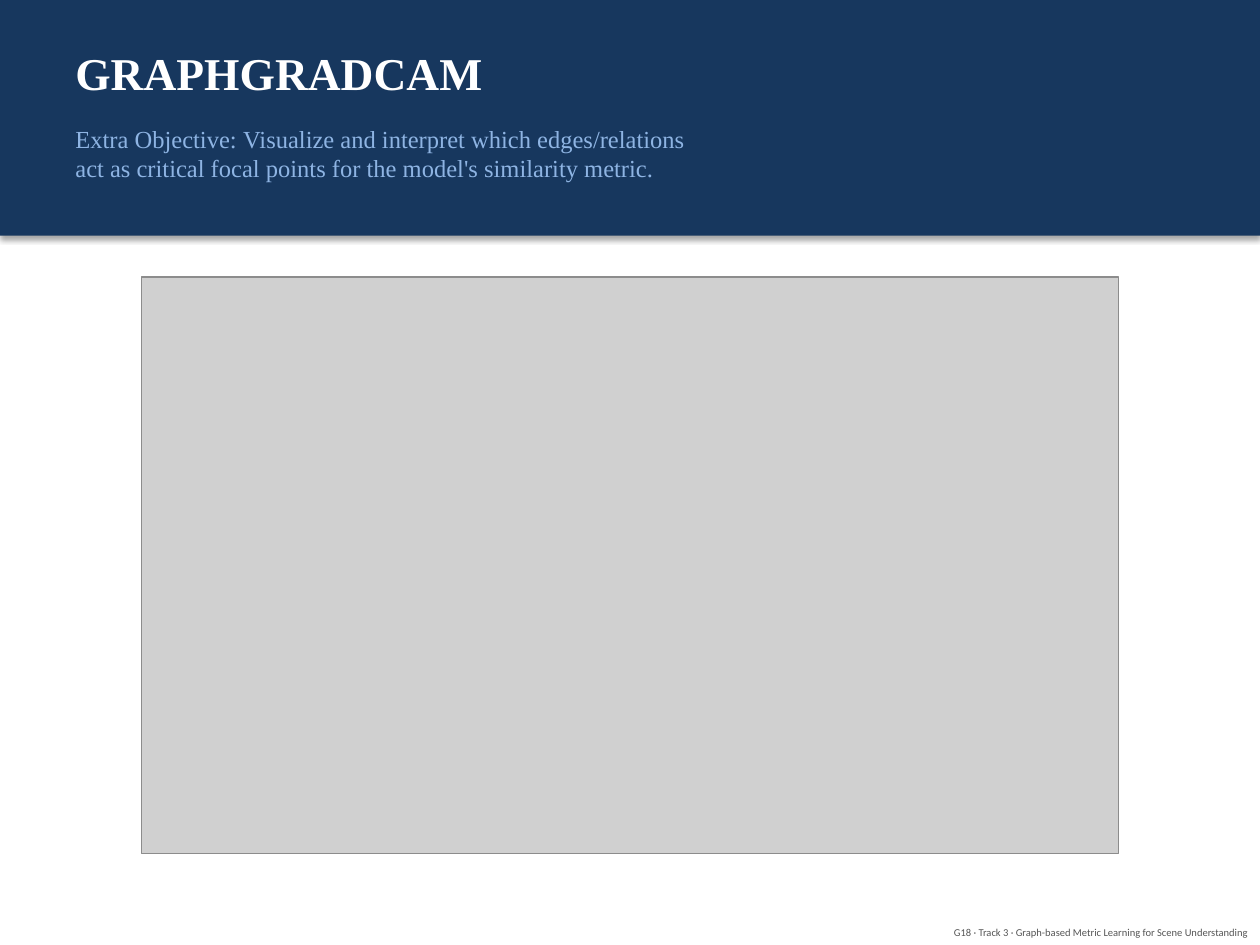
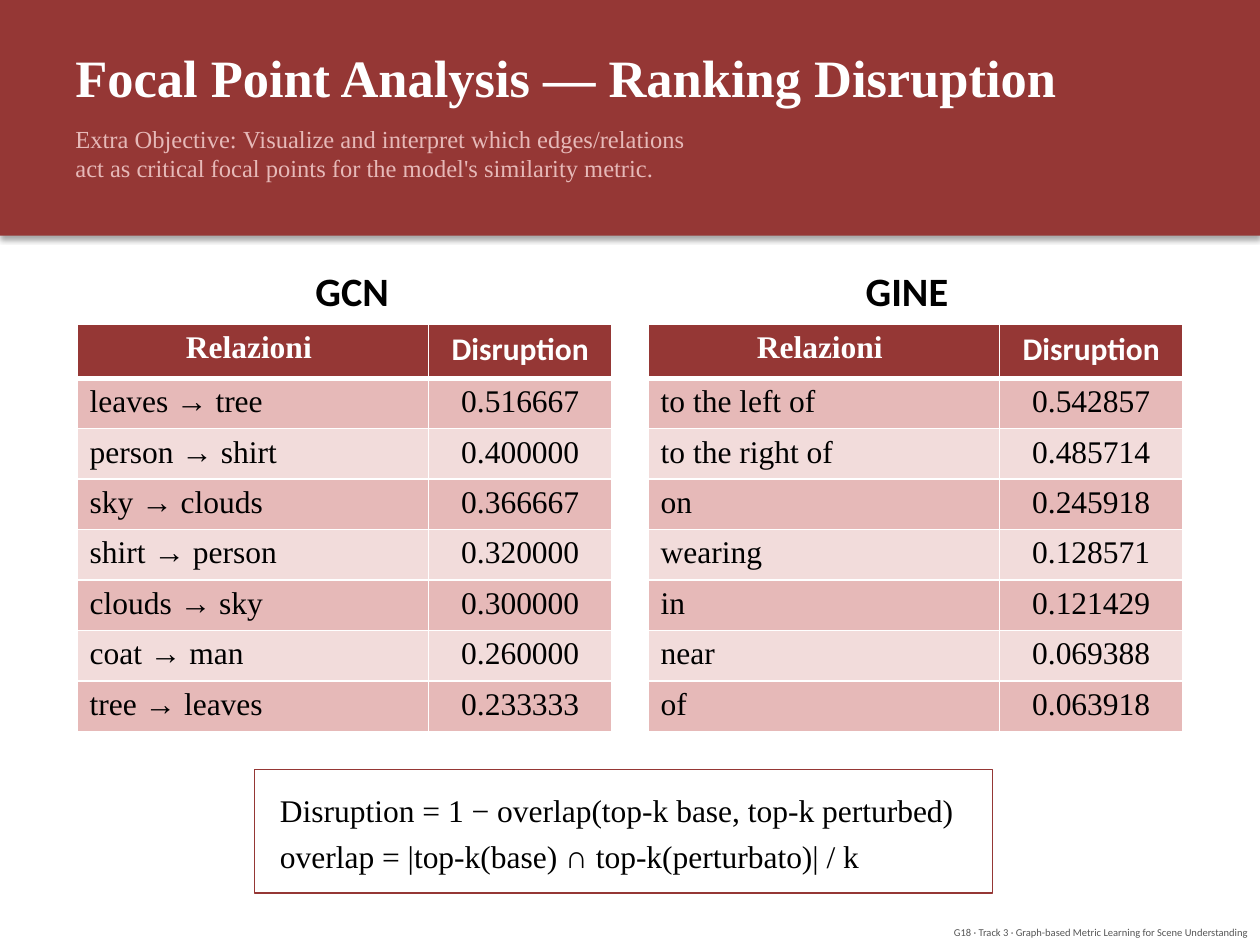
Before and after one commit to LenionK/dl26-projects, a slide deck: slide 12 of docs/presentazione_G18.pptx (slide 14 before the commit). Drawn at 1260x945 pixels with LibreOffice and Linux fonts; fonts in the diff are those of the drawing; grey boxes stand for pictures. Boxes give left, top, right and bottom in pixels: in the first picture for what was removed or moved away, otherwise in the second. Text is boxed around its words. In the diff, an @@ line names an element or a change of style, - is before the commit and + after.

```diff
--- a/docs/presentazione_G18.pptx
+++ b/docs/presentazione_G18.pptx
@@ rectangle at [0,0,1260,236]: fill #17375E to #953735 @@
@@ text at [75,60,1056,108]: text changed; size 26 to 30 pt @@
-GRAPHGRADCAM
+Focal Point Analysis — Ranking Disruption
@@ text "Extra Objective: Visualize and interpret ..." at [75,131,684,182]: text colour #8EB4E3 to #E6B9B8 @@
@@ picture removed at [141,277,1118,854] @@
@@ text added at [315,279,388,307], 23 pt, text #000000, bold @@
+GCN
@@ text added at [866,279,948,307], 23 pt, text #000000, bold @@
+GINE
@@ table added at [77,324,612,731], 8 rows, 2 columns @@
+Relazioni | Disruption
+leaves → tree | 0.516667
+person → shirt | 0.400000
+sky → clouds | 0.366667
+shirt → person | 0.320000
+clouds → sky | 0.300000
+coat → man | 0.260000
+tree → leaves | 0.233333
@@ table added at [648,324,1183,731], 8 rows, 2 columns @@
+Relazioni | Disruption
+to the left of | 0.542857
+to the right of | 0.485714
+on | 0.245918
+wearing | 0.128571
+in | 0.121429
+near | 0.069388
+of | 0.063918
@@ rectangle added at [255,770,993,893], outline #953735 0.75 pt @@
@@ text added at [280,800,953,828], 18 pt, text #000000 @@
+Disruption = 1 − overlap(top-k base, top-k perturbed)
@@ text added at [280,846,859,875], 18 pt, text #000000 @@
+overlap = |top-k(base) ∩ top-k(perturbato)| / k
```
Also in this commit, not shown: 3 other slides changed, 1 slide added, 2 slides removed, 3 other files.
